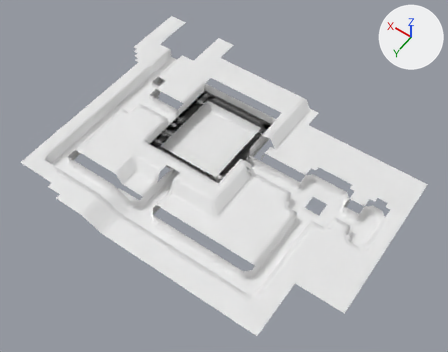
The OBJ model Ods217/Assets/Level_Data/lvl_PirateShip/Meshes/lvl2_PiratePt3.obj, before and after one commit.
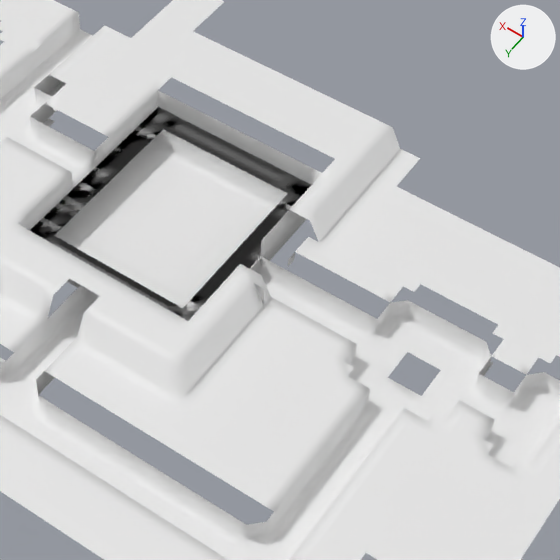
Old and new are each drawn whole from a camera (50 mm lens) standing at (-35.6, 61.7, 91.3) and looking at (6.4, 2.8, -1.1) and again close up on the part from 31% to 85% of the width and 13% to 81% of the height. The axes (+X, +Y, +Z) are drawn at upper right. The lights are the same throughout. Where no turn or scale is listed for an object, it has been applied to the vertices.
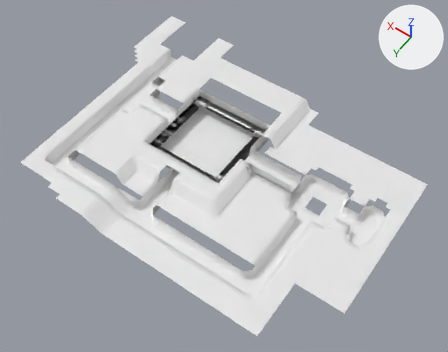
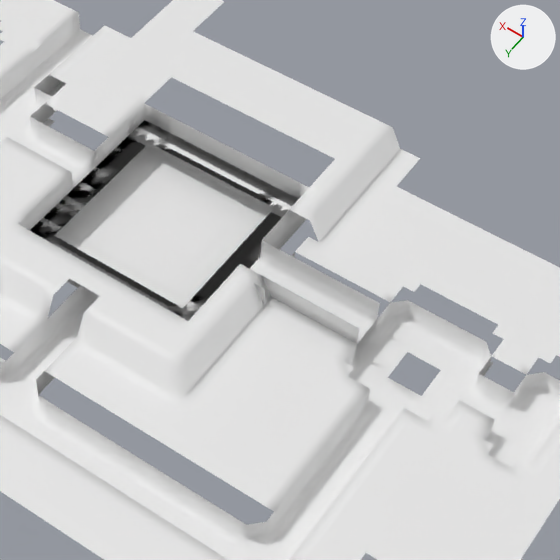
Location of each change, (x1, y1, x2, y2) in pixels of the close-ups (560 x 560 px):
part 1 of me_default, built on: before (144, 91, 322, 199); after (144, 104, 380, 344)

What changed in the scene script:
```text
Change me_default:
    used by ob_default; location = (0.0, 0.0, 0.0)
    remove me_default.from_pydata(...)  # 3554 vertices, 6718 faces; spans x -26.0..40.0, y -24.0..27.0, z -4.0..4.0
    add me_default.from_pydata(...)  # 3605 vertices, 6824 faces; spans x -26.0..40.0, y -24.0..27.0, z -4.0..4.0
    me_default part 1
    42 vertices are removed from x 4.0..21.0, y -11.0..-10.0, z 2.0..4.0
    140 faces are deleted
    10 vertices in x 8.0..17.0, y -10.0, z 2.0 move by (0.0, 2.0, 0.0)
    25 new vertices lie (-1.0, 1.0, 0.0) away from vertices in x -6.0..19.0, y -10.0..-1.0, z 2.0
    21 new vertices lie (0.0, 0.0, 1.0) away from vertices in x -7.0..4.0, y -2.0..1.0, z 2.0
    20 new vertices lie (0.0, 0.0, 1.0) away from vertices in x -7.0..3.0, y -2.0..1.0, z 3.0
    16 new vertices lie (-1.0, 0.0, 2.0) away from vertices in x 6.0..21.0, y -9.0, z 2.0
    11 new vertices lie (0.0, 1.0, 0.0) away from vertices in x -7.0..17.0, y -10.0..-1.0, z 2.0
    246 new faces join them
```
